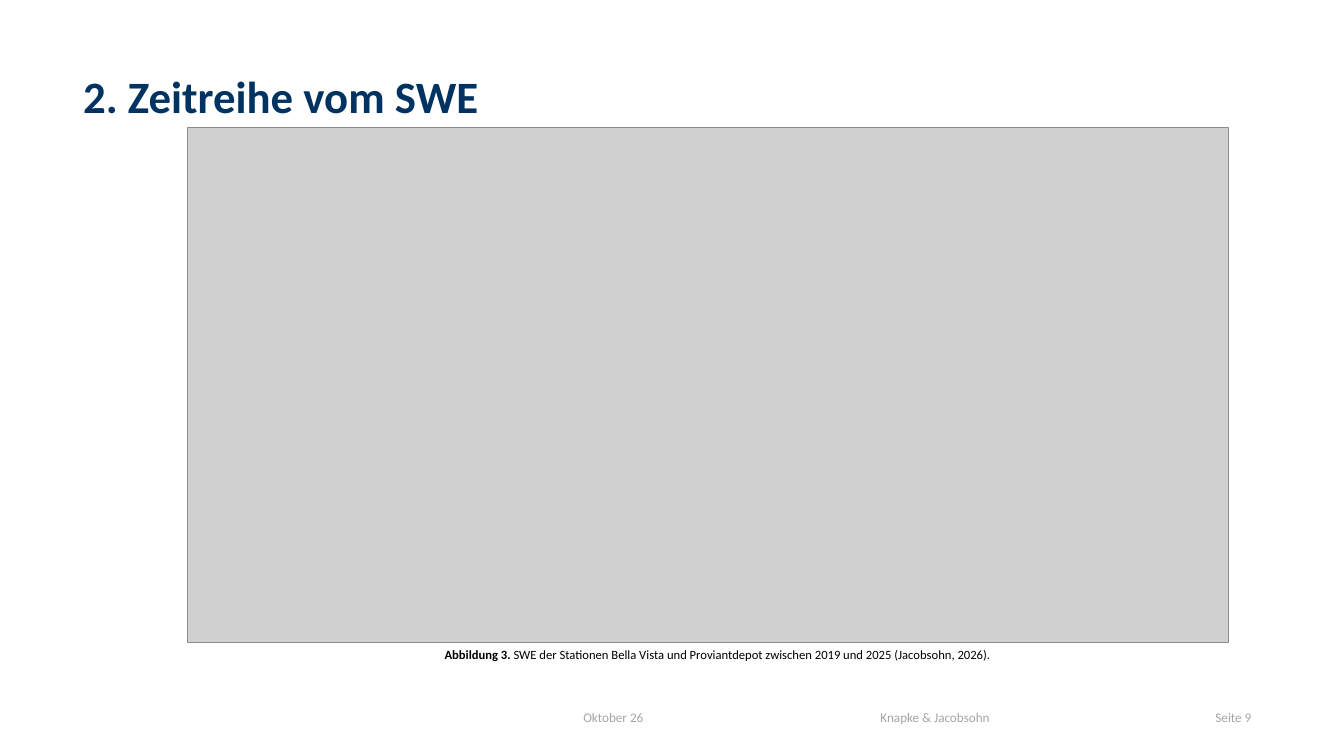
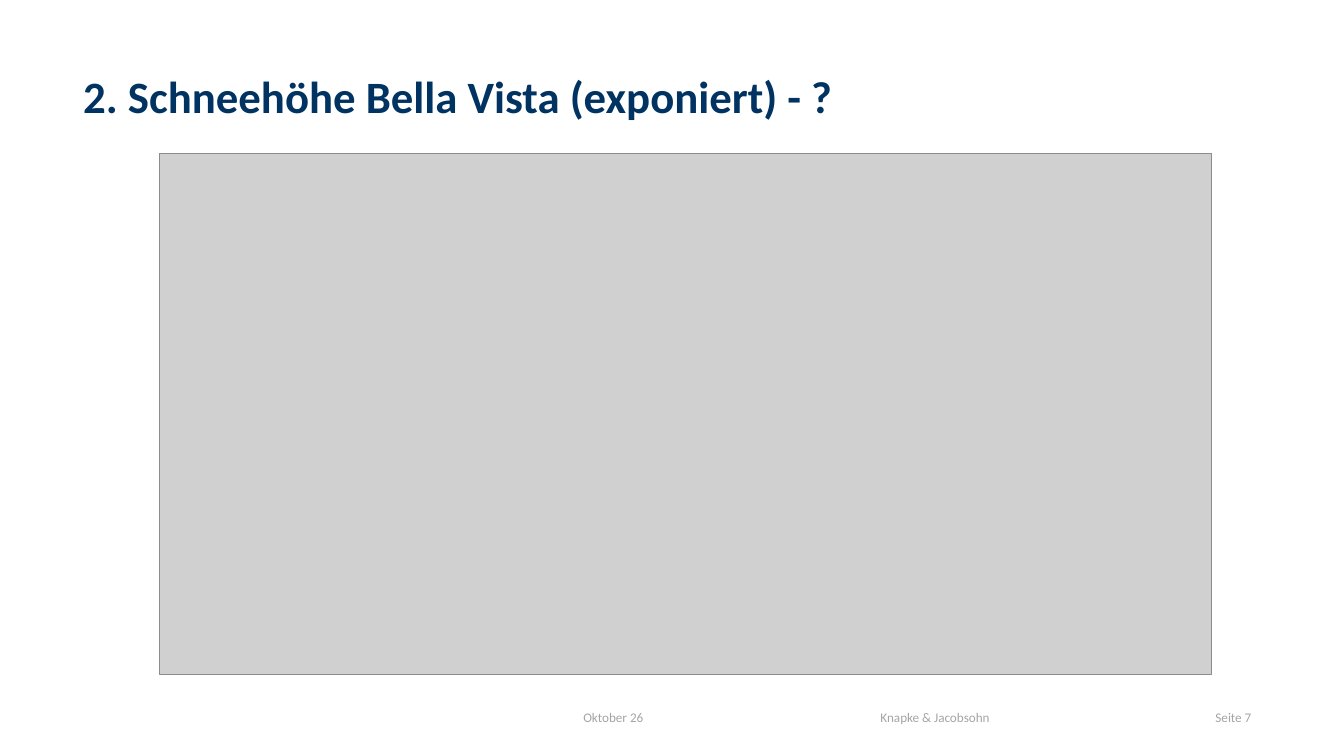
Before and after one commit to 20jacobs/Snow_rofental, a slide deck: slide 7 of Schnee_Datenanalyse.pptx (slide 9 before the commit). Drawn at 1344x756 pixels with LibreOffice and Linux fonts; fonts in the diff are those of the drawing; grey boxes stand for pictures; background and template pictures are left out. Boxes give left, top, right and bottom in pixels: in the first picture for what was removed or moved away, otherwise in the second. Text is boxed around its words. In the diff, an @@ line names an element or a change of style, - is before the commit and + after.

```diff
--- a/Schnee_Datenanalyse.pptx
+++ b/Schnee_Datenanalyse.pptx
@@ title at [83, 80, 777, 120]: text changed @@
-2. Zeitreihe vom SWE
+2. Schneehöhe Bella Vista (exponiert) - ?
@@ picture: place and size @@
-picture at [188, 128, 1229, 642]
+picture at [159, 153, 1212, 675]
@@ text removed at [445, 650, 991, 661] @@
-Abbildung 3. SWE der Stationen Bella Vista und Proviantdepot zwischen 2019 und 2025 (Jacobsohn, 2026).
@@ page number at [1215, 713, 1252, 722]: text changed @@
-Seite 9
+Seite 7
```
Also in this commit, not shown: 5 other slides changed, 2 slides removed, 7 other files.
